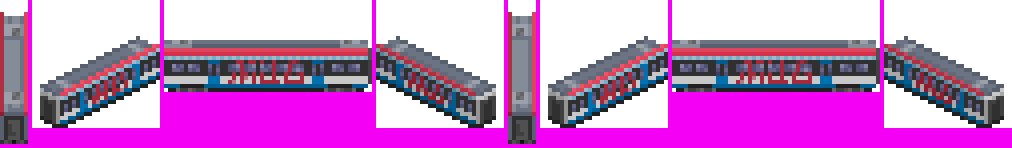
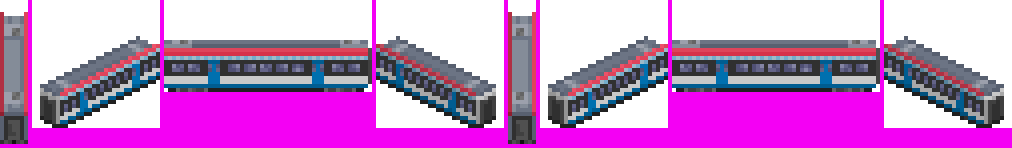
Revision of a layered (1012, 148) image; what changed, layer by layer:
hid "МЦД" over [92, 60, 952, 104]
hid "2.0 door overlap" over [84, 64, 960, 104]
painted on "1.0_1 stripes" over [180, 84, 860, 88]
